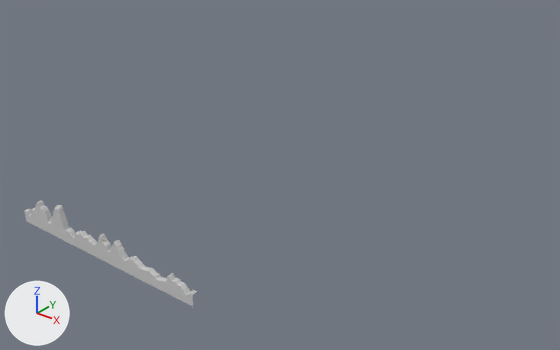
Before and after pictures for a commit that changed the FBX model Assets/Models/Landscape/Land_3_Experiment_1.FBX.
The view is the same before and after, from a 50 mm lens placed at (8717.0, -6456.0, 6486.0), pointed at (-552.0, 5130.0, -698.0). The lights are fixed; the arrows at lower left show +X, +Y and +Z. Objects named as collision shapes, trigger or cutter boxes, shadow casters or lower levels of detail are left out. Where no turn or scale is listed for an object, it has been applied to the vertices.

In view in the first picture: 'Land_3'.
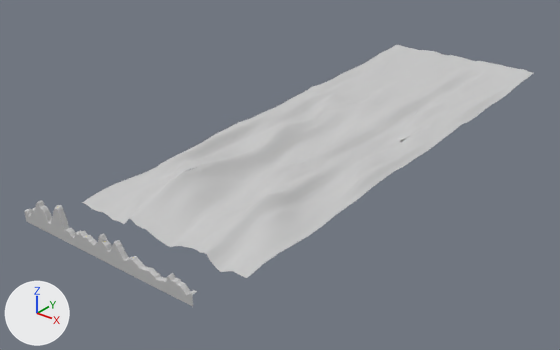
The change, as JSON lines over the scene's bpy script:
```json
{"block": "me_mesh", "where": "# used by ob_land_3; location = (4.0, 0.0, 138.0)"}
{"op": "remove", "block": "me_mesh", "code": "me_mesh.from_pydata(...)  # 4149 vertices, 7680 faces; spans x -2004.0..1996.0, y -50.0..50.0, z -202.0..391.0"}
{"op": "add", "block": "me_mesh", "code": "me_mesh.from_pydata(...)  # 5802 vertices, 10814 faces; spans x -2004.0..1996.0, y -50.0..12198.0, z -440.0..391.0"}
{"block": "me_mesh", "change": "me_mesh part 1: a new loose piece of 1653 vertices spanning x -2004.0..1996.0, y 1122.0..12198.0, z -440.0..251.0, in mat_01___default (its picture is missing)"}
```

Changed parts and their boxes (x1, y1, x2, y2) in the pictures (560 x 350 px):
```json
{"object": "Land_3", "change": "reshaped", "before": [25, 200, 197, 307], "after": [25, 45, 533, 307], "on screen": "194% wider, 144% taller"}
{"part": 1, "of": "me_mesh", "change": "added", "after": [82, 45, 533, 278]}
```
